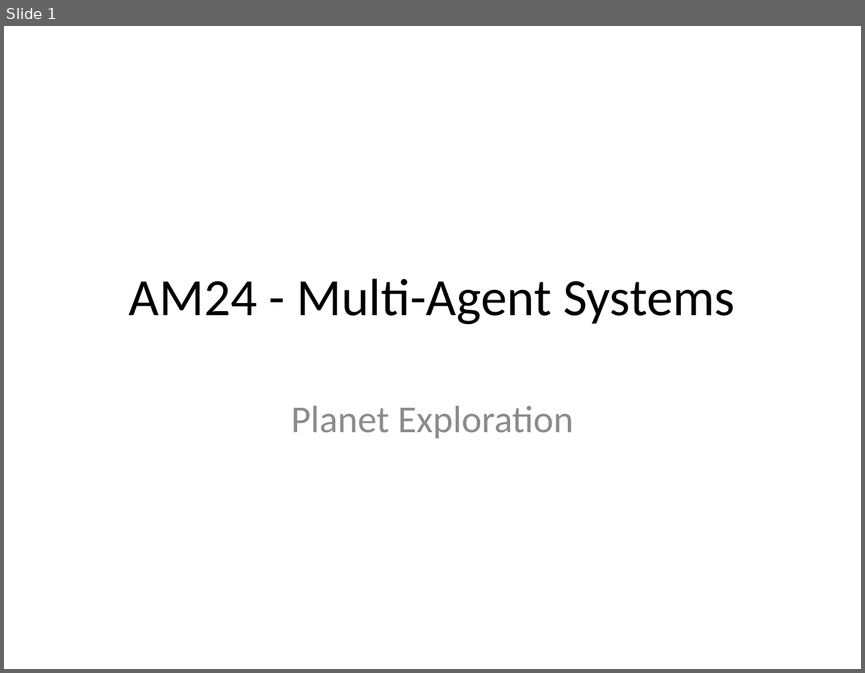
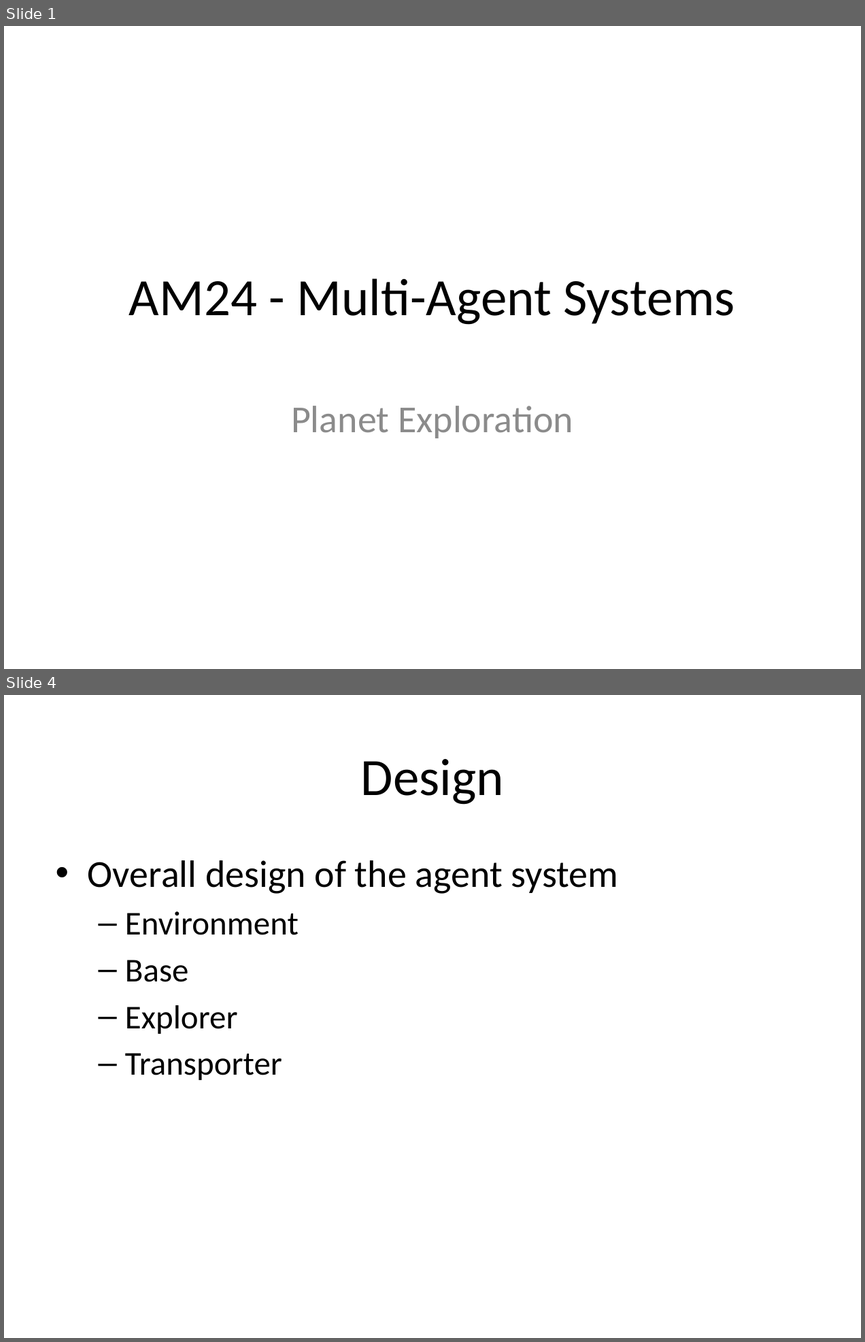
Before and after one commit to isurup/kalle-martin-group, a slide deck: AM24/report and docs/AM24 - presentation.pptx. Shown one above the other, each under a label of ours: slide 1 before the commit, slides 1 and 4 after it; the slides between them are not shown. The pictures are 865x673 and 865x1342 pixels, drawn with LibreOffice and Linux fonts; fonts in the diff are those of the drawing. Boxes give left, top, right and bottom in pixels: in the first picture for what was removed or moved away, otherwise in the second. Text is boxed around its words. In the diff, an @@ line names an element or a change of style, - is before the commit and + after.

```diff
--- a/AM24/report and docs/AM24 - presentation.pptx
+++ b/AM24/report and docs/AM24 - presentation.pptx
@@ slide 4 added at (4,695,861,1338), background #FFFFFF @@
@@ title added at (361,759,504,804), 44 pt, text #000000 @@
+Design
@@ text added at (88,860,618,1080), 28 pt, text #000000 @@
+• Overall design of the agent system
+  – Environment
+  – Base
+  – Explorer
+  – Transporter
```
Also in this commit, not shown: 9 other slides added, 1 slide removed.
